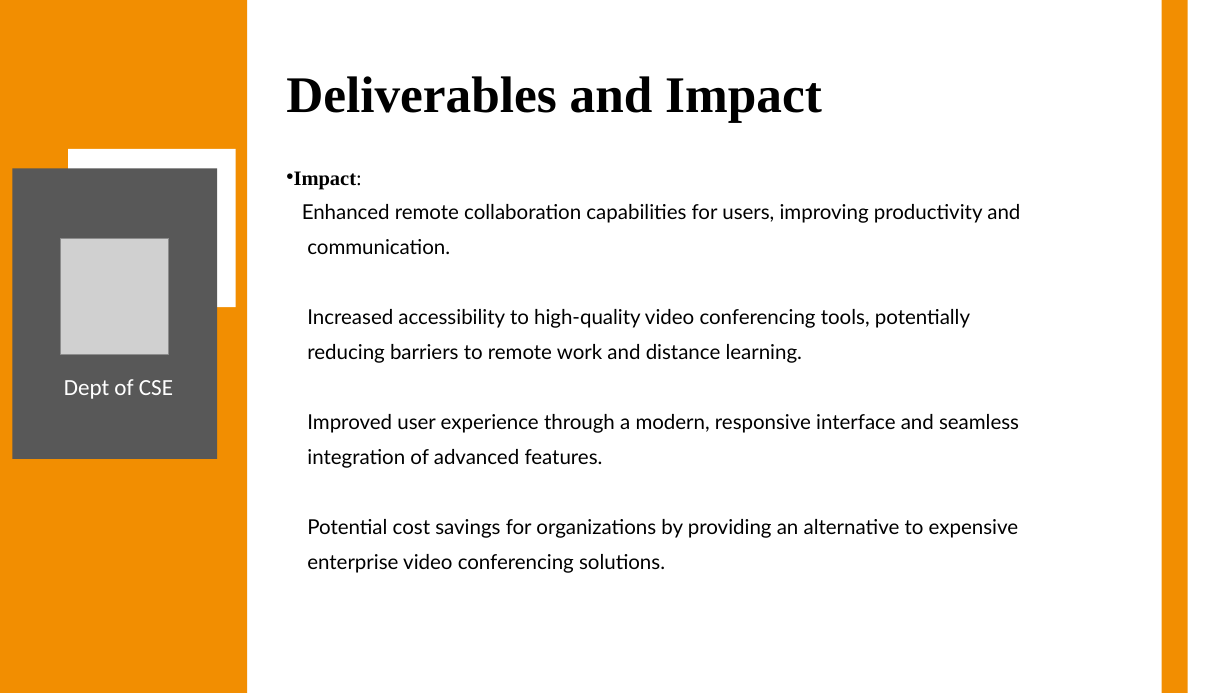
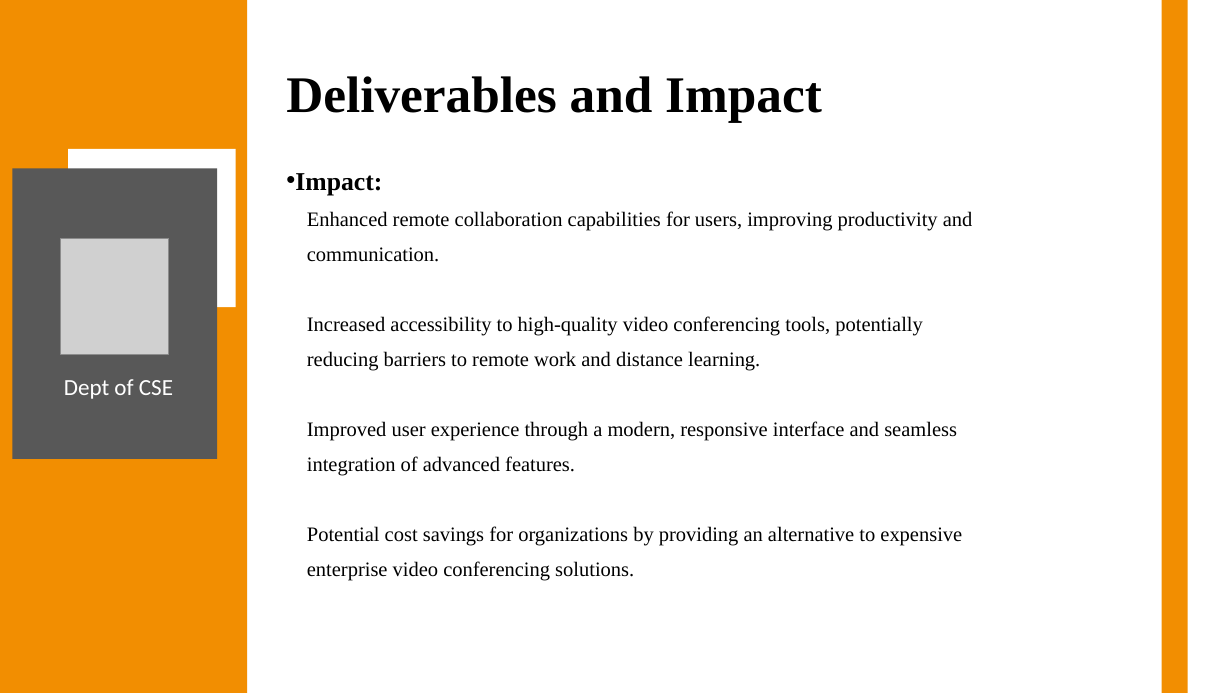
Before and after one commit to Anish202020/7th-Semester, a slide deck: slide 9 of Report & PPT/Project Work/Ppt/Callify Synopsis.pptx (slide 12 before the commit). Drawn at 1232x693 pixels with LibreOffice and Linux fonts; fonts in the diff are those of the drawing; grey boxes stand for pictures. Boxes give left, top, right and bottom in pixels: in the first picture for what was removed or moved away, otherwise in the second. Text is boxed around its words. In the diff, an @@ line names an element or a change of style, - is before the commit and + after.

```diff
--- a/Report & PPT/Project Work/Ppt/Callify Synopsis.pptx
+++ b/Report & PPT/Project Work/Ppt/Callify Synopsis.pptx
@@ text "Impact:" at [295, 173, 973, 581]: size 16 to 20 pt, bold on in "Impact:"; font Lato to Times New Roman @@
```
Also in this commit, not shown: 13 other slides changed, 5 slides removed.
